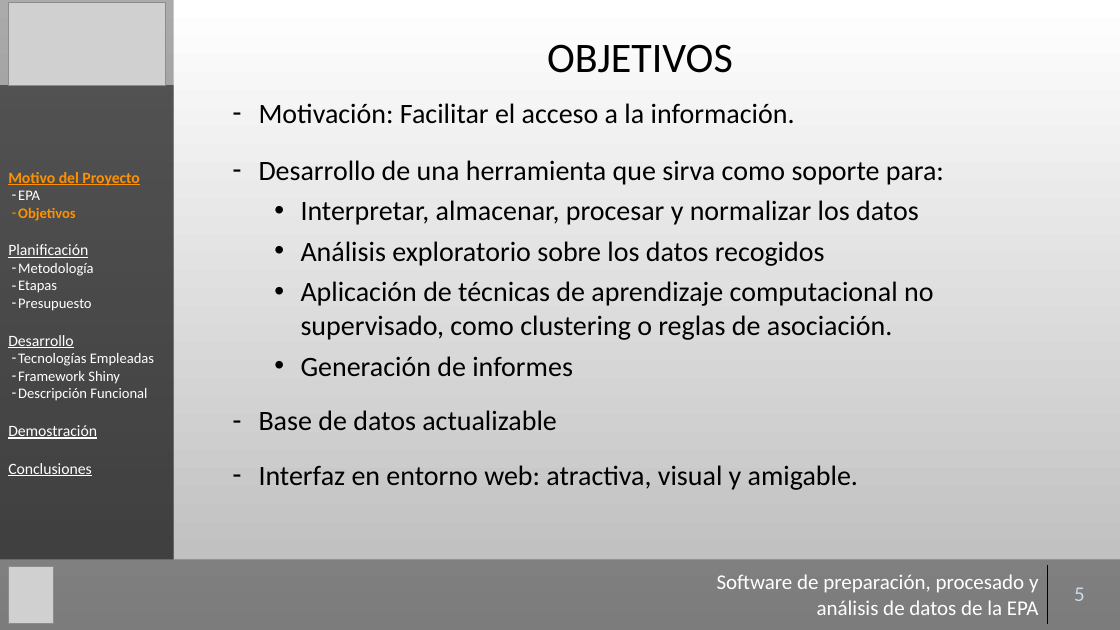
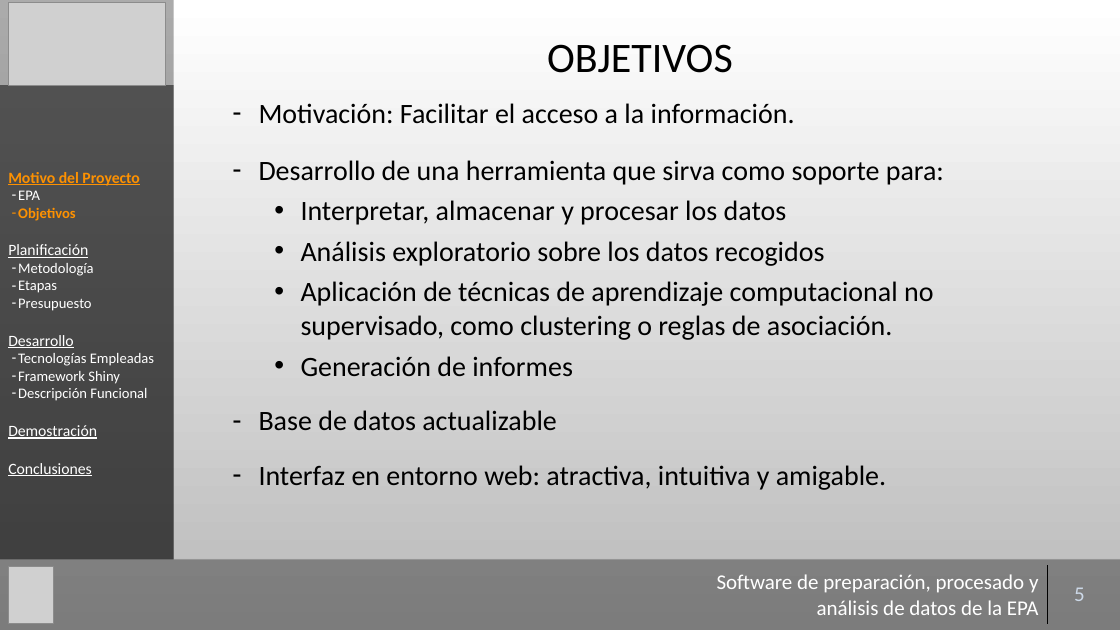
Before and after one commit to Gaulent/epa_explorer, a slide deck: slide 5 of mem/presentacion.pptx. Drawn at 1120x630 pixels with LibreOffice and Linux fonts; fonts in the diff are those of the drawing; grey boxes stand for pictures; background and template pictures are left out. Boxes give left, top, right and bottom in pixels: in the first picture for what was removed or moved away, otherwise in the second. Text is boxed around its words. In the diff, an @@ line names an element or a change of style, - is before the commit and + after.

```diff
--- a/mem/presentacion.pptx
+++ b/mem/presentacion.pptx
@@ text at (301, 200, 787, 225): text changed @@
-  • Interpretar, almacenar, procesar y normalizar los datos
+  • Interpretar, almacenar y procesar los datos
@@ text at (259, 465, 886, 490): text changed @@
-– Interfaz en entorno web: atractiva, visual y amigable.
+– Interfaz en entorno web: atractiva, intuitiva y amigable.
```
Also in this commit, not shown: 7 other slides changed, 1 other file.
